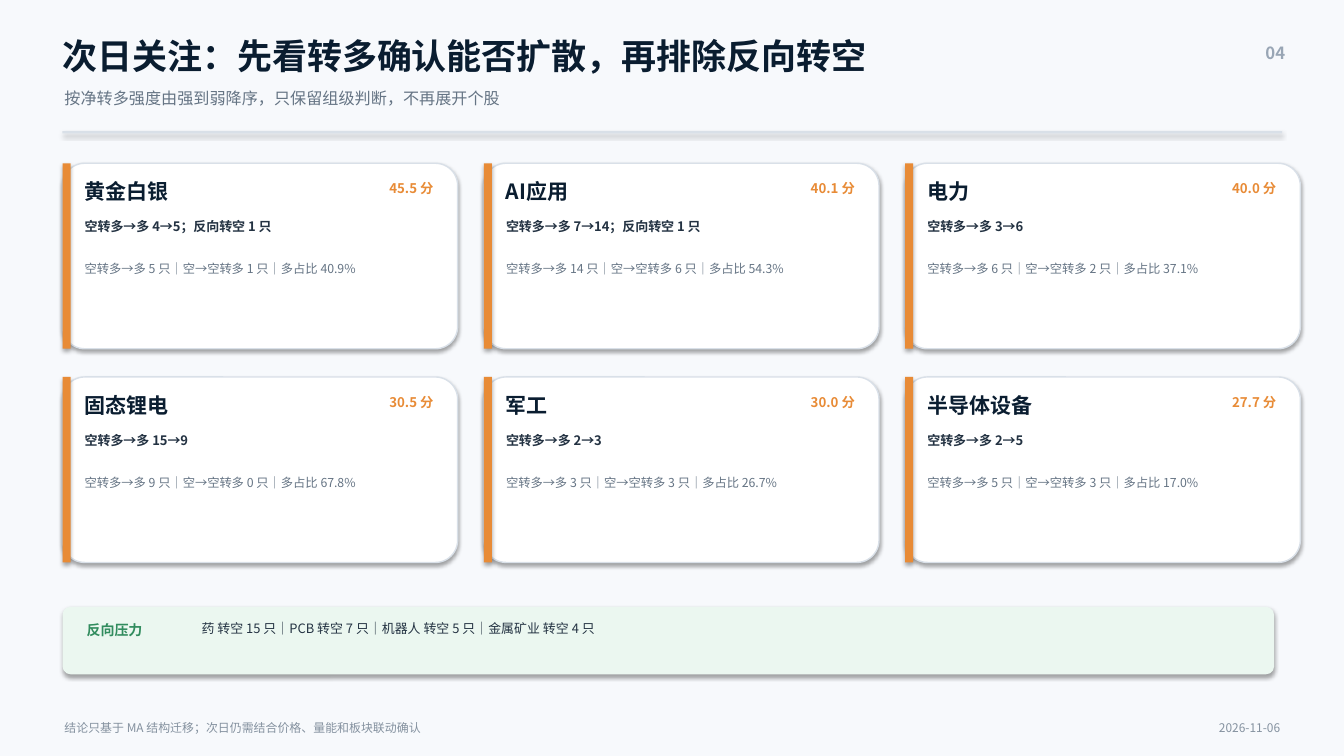
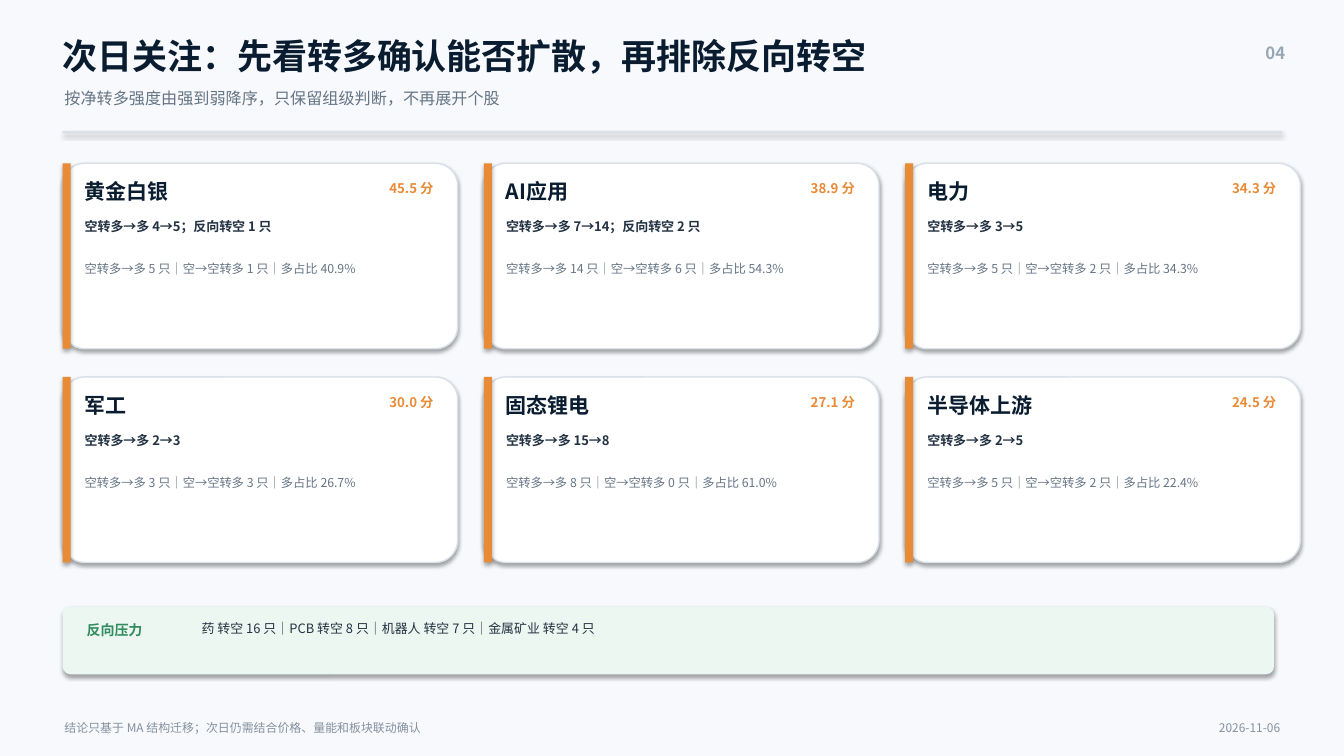
Before and after one commit to nancybhc/a-share-blast-lab, a slide deck: slide 4 of assets/多空阶段简报_2026-11-06.pptx. Drawn at 1344x756 pixels with LibreOffice and Linux fonts; fonts in the diff are those of the drawing. Boxes give left, top, right and bottom in pixels: in the first picture for what was removed or moved away, otherwise in the second. Text is boxed around its words. In the diff, an @@ line names an element or a change of style, - is before the commit and + after.

```diff
--- a/assets/多空阶段简报_2026-11-06.pptx
+++ b/assets/多空阶段简报_2026-11-06.pptx
@@ text at box(811, 182, 855, 194): text changed @@
-40.1 分
+38.9 分
@@ text at box(1232, 182, 1276, 194): text changed @@
-40.0 分
+34.3 分
@@ text at box(506, 220, 701, 233): text changed @@
-空转多→多 7→14；反向转空 1 只
+空转多→多 7→14；反向转空 2 只
@@ text at box(927, 262, 1198, 274): text changed @@
-空转多→多 6 只｜空→空转多 2 只｜多占比 37.1%
+空转多→多 5 只｜空→空转多 2 只｜多占比 34.3%
@@ text at box(85, 396, 127, 415): text changed @@
-固态锂电
+军工
@@ text at box(389, 396, 433, 408): text changed @@
-30.5 分
+30.0 分
@@ text at box(506, 395, 590, 415): text changed @@
-军工
+固态锂电
@@ text at box(811, 396, 855, 408): text changed @@
-30.0 分
+27.1 分
@@ text at box(927, 395, 1032, 415): text changed @@
-半导体设备
+半导体上游
@@ text at box(1232, 396, 1276, 408): text changed @@
-27.7 分
+24.5 分
@@ text at box(85, 434, 180, 446): text changed @@
-空转多→多 15→9
+空转多→多 2→3
@@ text at box(506, 434, 610, 446): text changed @@
-空转多→多 2→3
+空转多→多 15→8
@@ text at box(85, 476, 356, 488): text changed @@
-空转多→多 9 只｜空→空转多 0 只｜多占比 67.8%
+空转多→多 3 只｜空→空转多 3 只｜多占比 26.7%
@@ text at box(506, 476, 777, 488): text changed @@
-空转多→多 3 只｜空→空转多 3 只｜多占比 26.7%
+空转多→多 8 只｜空→空转多 0 只｜多占比 61.0%
@@ text at box(927, 476, 1198, 488): text changed @@
-空转多→多 5 只｜空→空转多 3 只｜多占比 17.0%
+空转多→多 5 只｜空→空转多 2 只｜多占比 22.4%
@@ text at box(202, 622, 595, 635): text changed @@
-药 转空 15 只｜PCB 转空 7 只｜机器人 转空 5 只｜金属矿业 转空 4 只
+药 转空 16 只｜PCB 转空 8 只｜机器人 转空 7 只｜金属矿业 转空 4 只
```
Also in this commit, not shown: 3 other slides changed, 6 other files.
